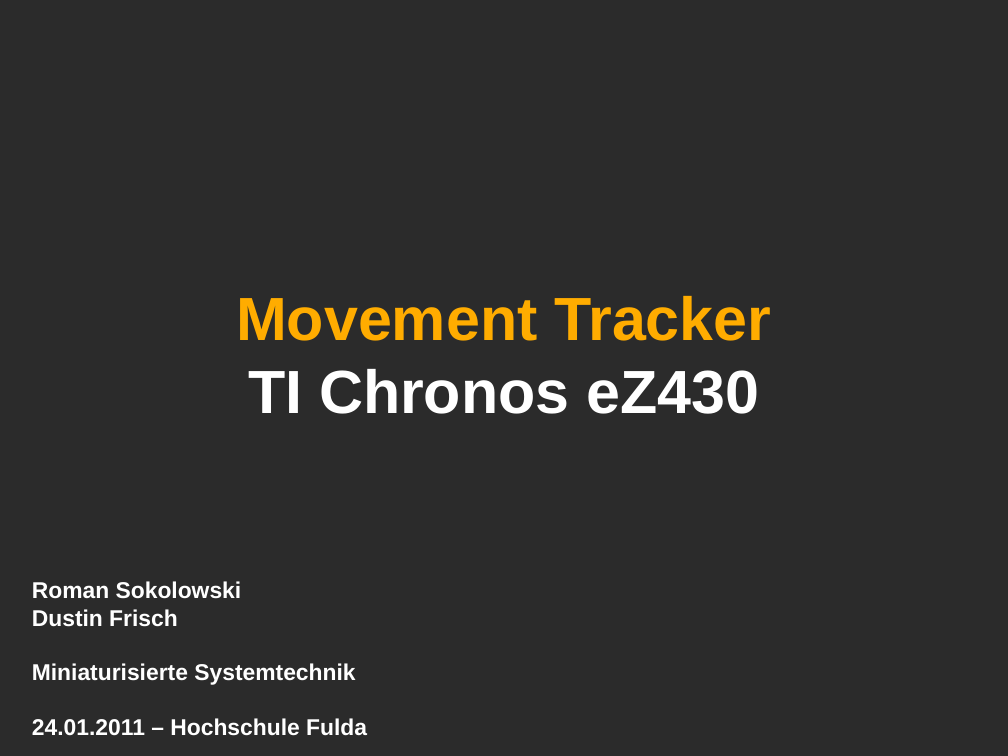
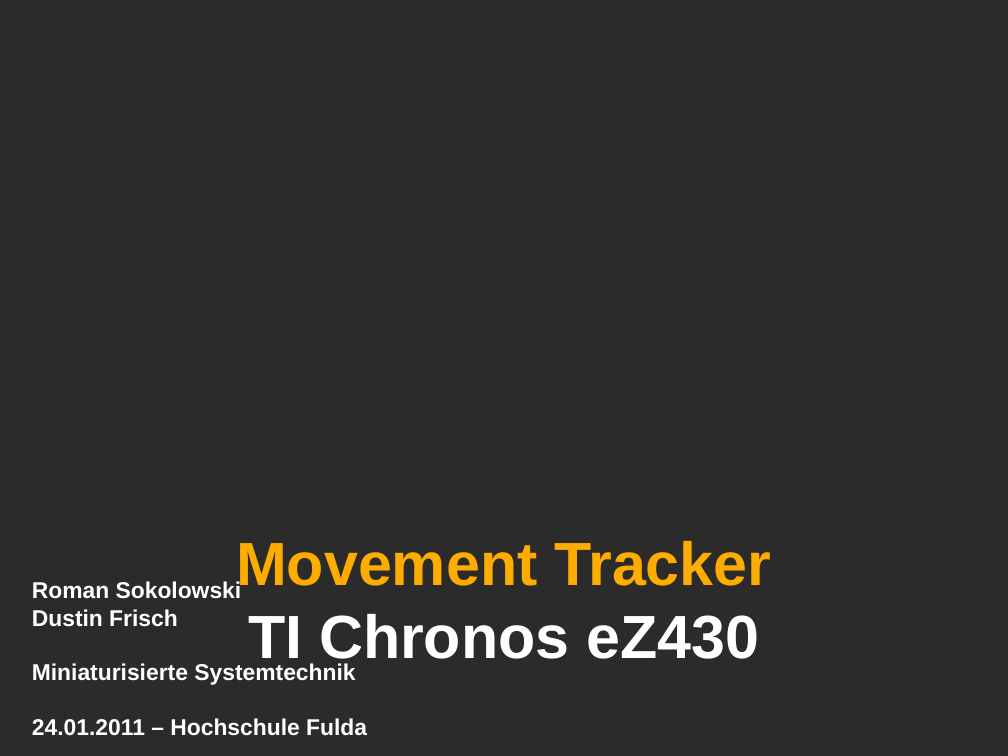
Before and after one commit to fooker/chronos-clock, a slide deck: slide 1 of docu/presentation.odp. Drawn at 1008x756 pixels with LibreOffice and Linux fonts; fonts in the diff are those of the drawing; background and template pictures are left out; a plain dark background stands for a picture behind light text. Boxes give left, top, right and bottom in pixels: in the first picture for what was removed or moved away, otherwise in the second. Text is boxed around its words. In the diff, an @@ line names an element or a change of style, - is before the commit and + after.

```diff
--- a/docu/presentation.odp
+++ b/docu/presentation.odp
@@ subtitle "Movement Tracker" at [236,541,771,670]: vertical alignment middle to bottom @@
```
Also in this commit, not shown: 1 other slide changed, 2 other files.
